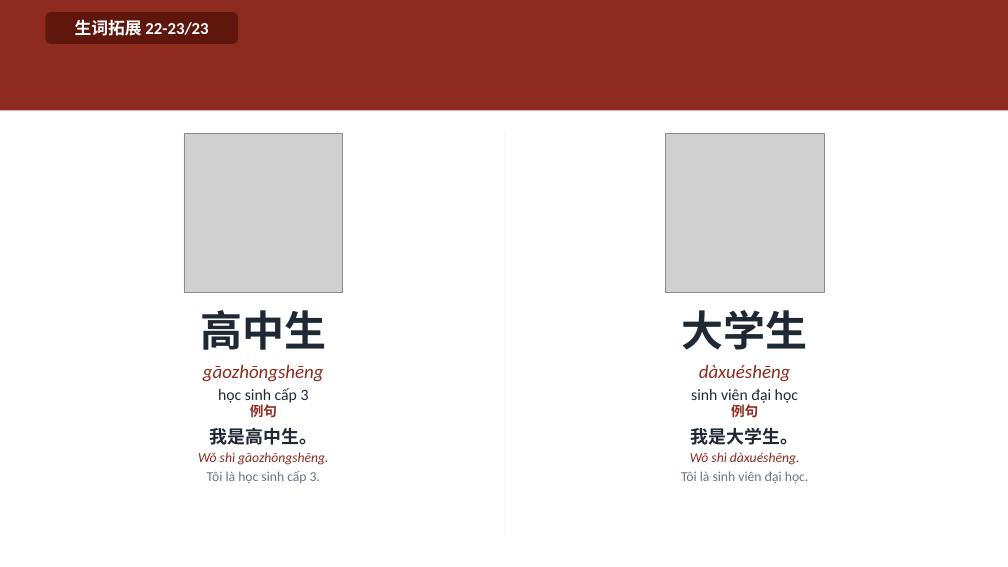
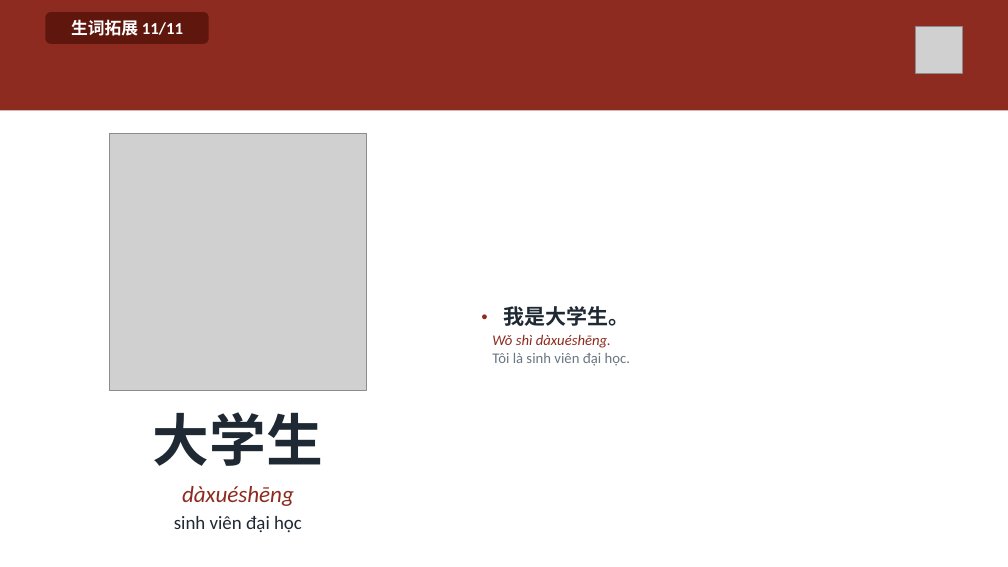
Before and after one commit to HuyenNguyen911/chinese-learning-os, a slide deck: slide 33 of output/hsk1/buoi03_quoctich/slide/Buoi-03-Quoctich.pptx (slide 26 before the commit). Drawn at 1008x567 pixels with LibreOffice and Linux fonts; fonts in the diff are those of the drawing; grey boxes stand for pictures. Boxes give left, top, right and bottom in pixels: in the first picture for what was removed or moved away, otherwise in the second. Text is boxed around its words. In the diff, an @@ line names an element or a change of style, - is before the commit and + after.

```diff
--- a/output/hsk1/buoi03_quoctich/slide/Buoi-03-Quoctich.pptx
+++ b/output/hsk1/buoi03_quoctich/slide/Buoi-03-Quoctich.pptx
@@ rounded rectangle "生词拓展 11/11": place and size @@
-rounded rectangle "生词拓展 11/11" at bbox=[45, 12, 238, 44]
+rounded rectangle "生词拓展 11/11" at bbox=[45, 12, 209, 44]
@@ text in rounded rectangle at bbox=[71, 19, 183, 36]: text changed @@
-生词拓展 22-23/23
+生词拓展 11/11
@@ picture added at bbox=[916, 26, 963, 73] @@
@@ picture: place and size @@
-picture at bbox=[665, 133, 824, 292]
+picture at bbox=[110, 133, 367, 390]
@@ picture removed at bbox=[184, 133, 343, 292] @@
@@ text "• 我是大学生。" at bbox=[492, 306, 630, 366]: vertical alignment top to middle @@
@@ rectangle removed at bbox=[504, 133, 505, 537] @@
@@ text removed at bbox=[200, 310, 326, 405] @@
-高中生
-gāozhōngshēng
-học sinh cấp 3
@@ text at bbox=[492, 306, 630, 366]: text changed; size 13 to 14 pt; text colour #8E2B20 to #6B7683 @@
-例句
-我是高中生。
-Wǒ shì gāozhōngshēng.
-Tôi là học sinh cấp 3.
+• 我是大学生。
+Wǒ shì dàxuéshēng.
+Tôi là sinh viên đại học.
@@ text "大学生": place and size @@
-text "大学生" at bbox=[682, 310, 808, 405]
+text "大学生" at bbox=[153, 412, 323, 532]
@@ text "大学生" at bbox=[153, 412, 323, 532]: size 40 to 54 pt in "大学生"; size 18 to 22 pt in "dàxuéshēng"; size 15 to 18 pt in "sinh viên đại học"; more space between paragraphs; vertical alignment top to middle @@
@@ text removed at bbox=[681, 428, 809, 483] @@
-例句
-我是大学生。
-Wǒ shì dàxuéshēng.
-Tôi là sinh viên đại học.
```
Also in this commit, not shown: 15 other slides changed, 21 slides added, 14 slides removed, 55 other files.
